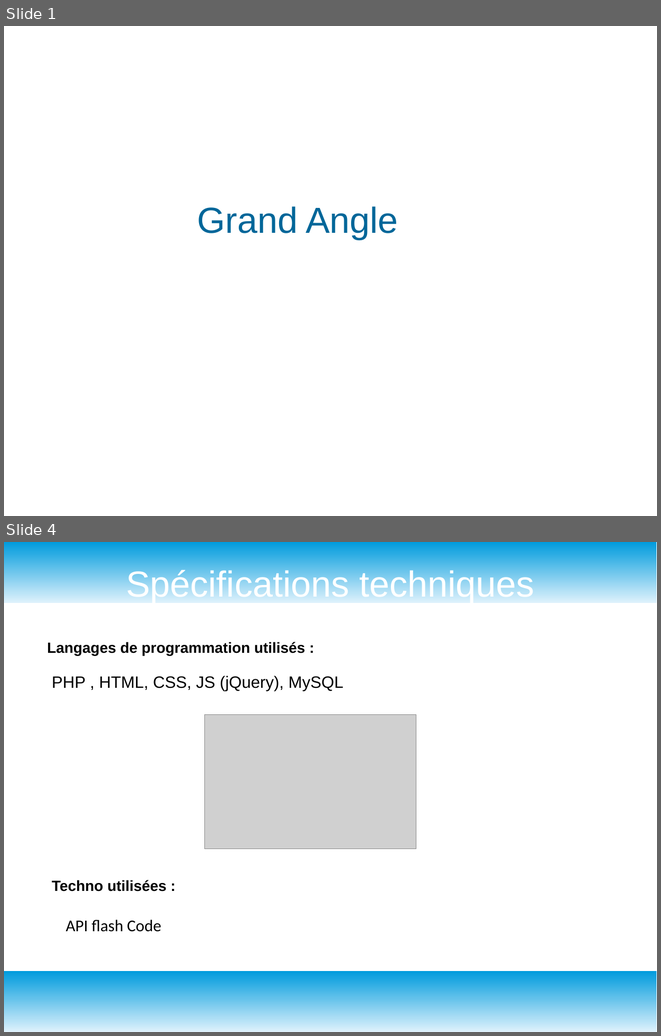
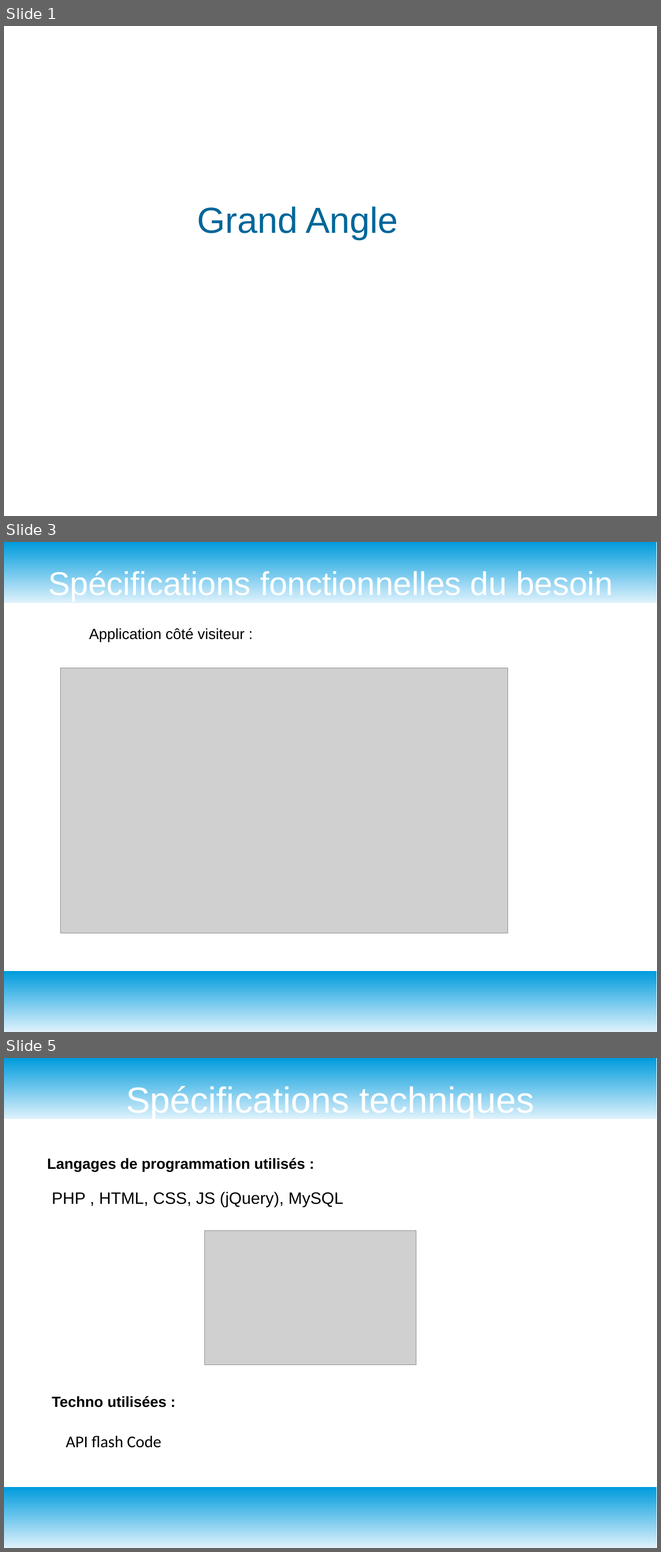
Before and after one commit to GuyomH/Fil-Rouge, a slide deck: assets/grand angle diapo.odp. Shown one above the other, each under a label of ours: slides 1 and 4 before the commit, slides 1, 3 and 5 after it; the slides between them are not shown. The pictures are 661x1036 and 661x1552 pixels, drawn with LibreOffice and Linux fonts; fonts in the diff are those of the drawing; grey boxes stand for pictures; background and template pictures are left out. Boxes give left, top, right and bottom in pixels: in the first picture for what was removed or moved away, otherwise in the second. Text is boxed around its words. In the diff, an @@ line names an element or a change of style, - is before the commit and + after.

```diff
--- a/assets/grand angle diapo.odp
+++ b/assets/grand angle diapo.odp
@@ slide 3 added at (x1=4, y1=542, x2=657, y2=1032), background #FFFFFF; not listed: 2 template elements that a slide beside it also shows @@
@@ title added at (x1=48, y1=568, x2=613, y2=601), 40 pt, text #FFFFFF @@
+Spécifications fonctionnelles du besoin
@@ text added at (x1=89, y1=628, x2=244, y2=642), 18 pt, text #000000 @@
+Application côté visiteur :
@@ picture added at (x1=60, y1=668, x2=508, y2=933) @@
@@ what was slide 4 is now slide 5 @@
```
Also in this commit, not shown: 1 slide changed, 6 other slides added, 2 slides removed.
